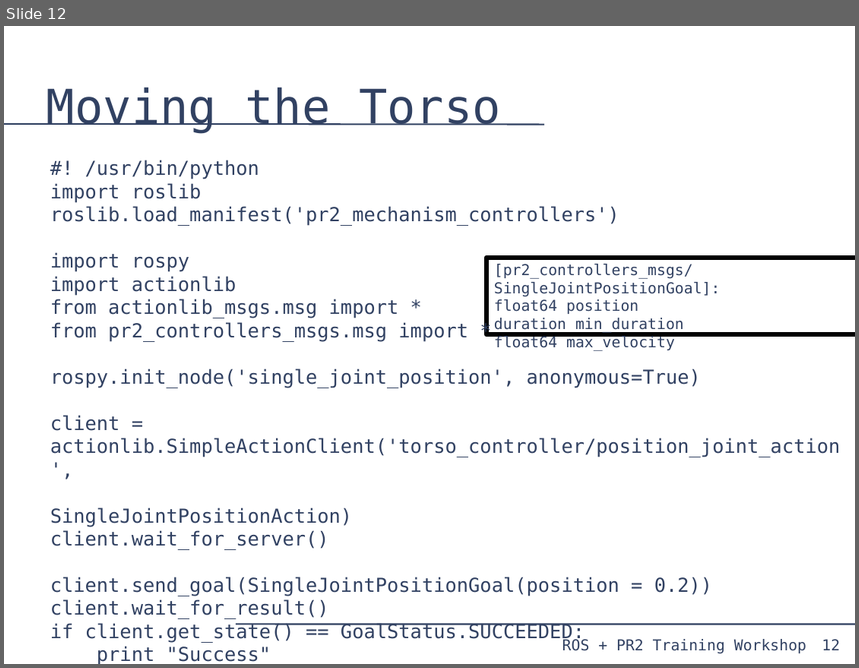
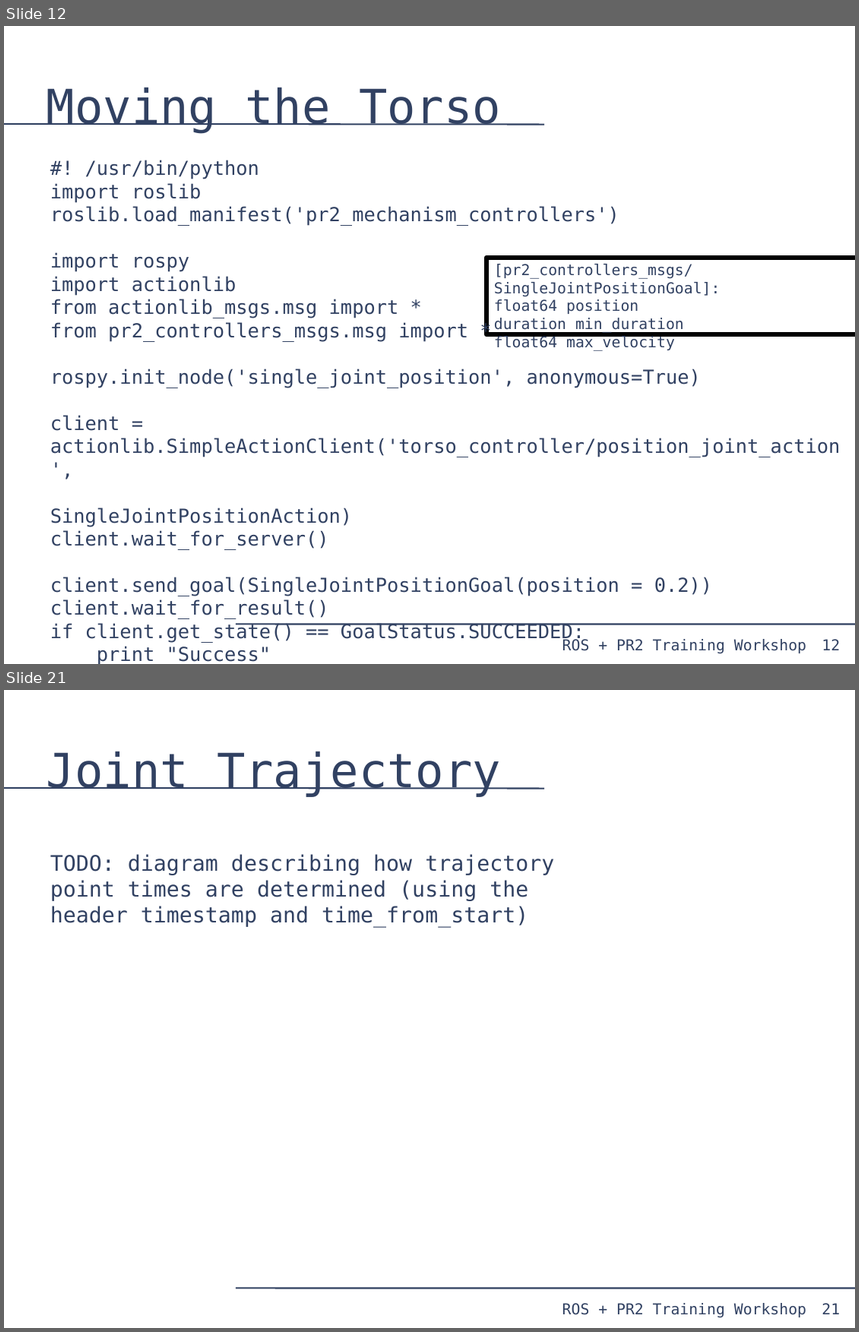
Before and after one commit to PR2/pr2_docs, a slide deck: pr2_training_workshop/moving_mechanism/slides.odp. Shown one above the other, each under a label of ours: slide 12 before the commit, slides 12 and 21 after it; the slides between them are not shown. The pictures are 859x668 and 859x1332 pixels, drawn with LibreOffice and Linux fonts; fonts in the diff are those of the drawing. Boxes give left, top, right and bottom in pixels: in the first picture for what was removed or moved away, otherwise in the second. Text is boxed around its words. In the diff, an @@ line names an element or a change of style, - is before the commit and + after.

```diff
--- a/pr2_training_workshop/moving_mechanism/slides.odp
+++ b/pr2_training_workshop/moving_mechanism/slides.odp
@@ slide 21 added at [4, 690, 855, 1328], background #FFFFFF; not listed: 4 template elements that a slide beside it also shows @@
@@ title added at [47, 752, 501, 797], 44 pt, text #314162 @@
+Joint Trajectory
@@ text added at [50, 854, 554, 927], 20 pt, text #314162 @@
+TODO: diagram describing how trajectory point times are determined (using the header timestamp and time_from_start)
```
Also in this commit, not shown: 10 other slides added.
